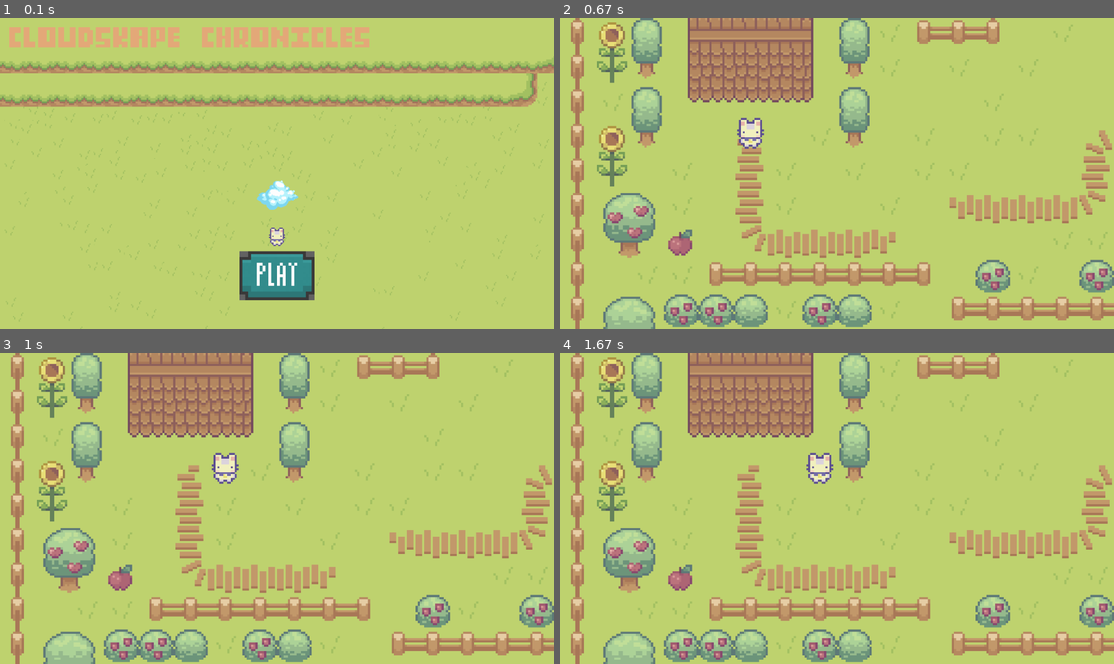
Above: before the commit, frames 1-4 (two rows, left to right).
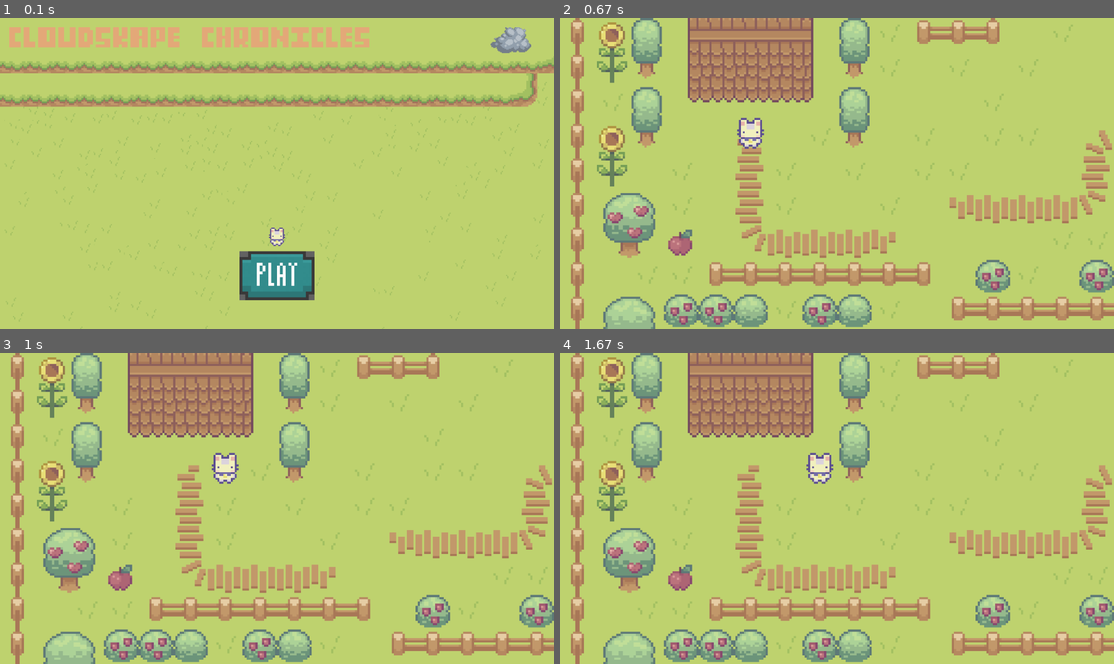
Above: after the commit, the same moments.

Repository: ColanWorstellProgramming/Let_The_PyGames_Begin
Game: pygame game, started from main.py
Two runs of this game, one before a commit and one after it. Both use one fixed random seed, a clock stepped at 60 frames per second and the inputs below.
Inputs (mouse positions are in pixels of both pictures, inside the frame that each line leads up to):
- Up to frame 1 (0.1 s): no input
- Up to frame 2 (0.67 s): click (837, 269) at 0.38 s
- Up to frame 3 (1 s): hold D from 0.67 s (still down); move the mouse to (254, 524) at 0.7 s
- Up to frame 4 (1.67 s): release D at 1.13 s; hold D from 1.5 s (still down)

The runs differ from the first frame. In frame 1, 0.8% of the frame differs, in the area x 46-96%, y 2-62%; in frame 2, nothing differs; in frame 3, nothing differs; in frame 4, nothing differs.

Commit message:
Changed Cloud

Diff:
--- a/gameWorld.py
+++ b/gameWorld.py
@@ -37,11 +37,11 @@
     inGame.blit(GrassTexture, (448, 600))
     inGame.blit(GrassTexture, (1280, 600))
 
-    cloudModel3_4 = pygame.image.load('sprites/PNG/Clouds_white/Shape3/cloud4.png').convert_alpha()
+    cloudModel3_4 = pygame.image.load('sprites/Characters/Cloud.png').convert_alpha()
     cloud3_4Sheet = spritesheet.SpriteSheet(cloudModel3_4)
-    cloud3_4 = cloud3_4Sheet.get_image(72, 51, 0, 0, 1.4, 1.4, (0, 0, 0))
+    cloud3_4 = cloud3_4Sheet.get_image(47, 30, 0, 0, 2.8, 2.8, (0, 0, 0))
 
-    inGame.blit(cloud3_4, (1325, 640))
+    inGame.blit(cloud3_4, (1310, 645))
 
     char = pygame.image.load('sprites/Characters/char.png').convert_alpha()
     charSheet = spritesheet.SpriteSheet(char)
--- a/main.py
+++ b/main.py
@@ -18,7 +18,7 @@
 grass = pygame.image.load('sprites/Tilesets/tiles/new/grass.png').convert_alpha()
 play = pygame.image.load('sprites/play.png').convert_alpha()
 char = pygame.image.load('sprites/Characters/char.png').convert_alpha()
-cloudModel3_4 = pygame.image.load('sprites/PNG/Clouds_white/Shape3/cloud4.png').convert_alpha()
+cloudModel3_4 = pygame.image.load('sprites/Characters/Cloud.png').convert_alpha()
 HillsSprite = pygame.image.load('sprites/Tilesets/tiles/new/grasshills.png').convert_alpha()
 GrassSprite = pygame.image.load('sprites/Tilesets/tiles/new/grasshills.png').convert_alpha()
 TitleSprite = pygame.image.load('sprites/title.png').convert_alpha()
@@ -47,7 +47,7 @@
 # Width of IMG, Hight of IMG, Starting Pixel X, Starting Pixel Y, Scale X, Scale Y, Background Color To Remove, Frame
 bg = grassSheet.get_image(16, 16, 16, 16, 120, 67.5, Black)
 bunny = charSheet.get_image(48, 48, 0, 0, 4, 4, Black)
-cloud3_4 = cloud3_4Sheet.get_image(72, 51, 0, 0, 2, 2, Black)
+cloud3_4 = cloud3_4Sheet.get_image(47, 30, 0, 0, 3, 3, Black)
 ply = playButton.get_image(28, 18, 0, 0, 10, 10, Black)
 hills = HillsImg.get_image(47, 47, 0, 0, 6, 6, Black)
 hillsLeft = HillsImg.get_image(47/3, 47, 0, 0, 6, 6, Black)
@@ -96,7 +96,7 @@
 
 screen.blit(hillsRight, (1880, -84))
 
-screen.blit(cloud3_4, (((width-140)/2), ((height*2.25)/3)-246))
+screen.blit(cloud3_4, (1700, 32))
 
 screen.blit(TitleTop, (32, 32))
 screen.blit(TitleBottom, (700, 32))
Renamed: sprites/PNG/Clouds_gray/Shape3/cloud_shape3_5.png -> sprites/Characters/Cloud.png
Binary file added: sprites/Characters/pixel.png
